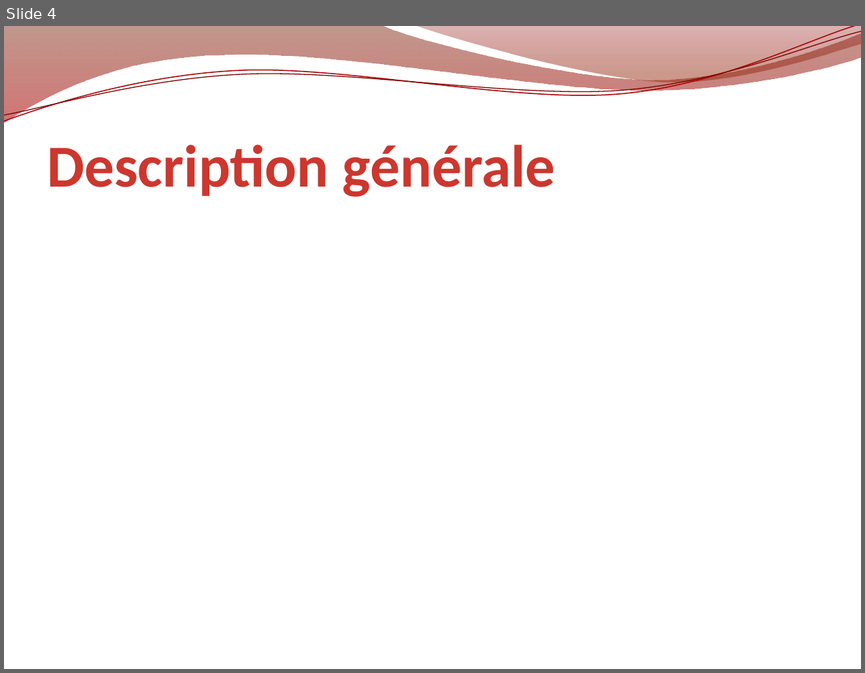
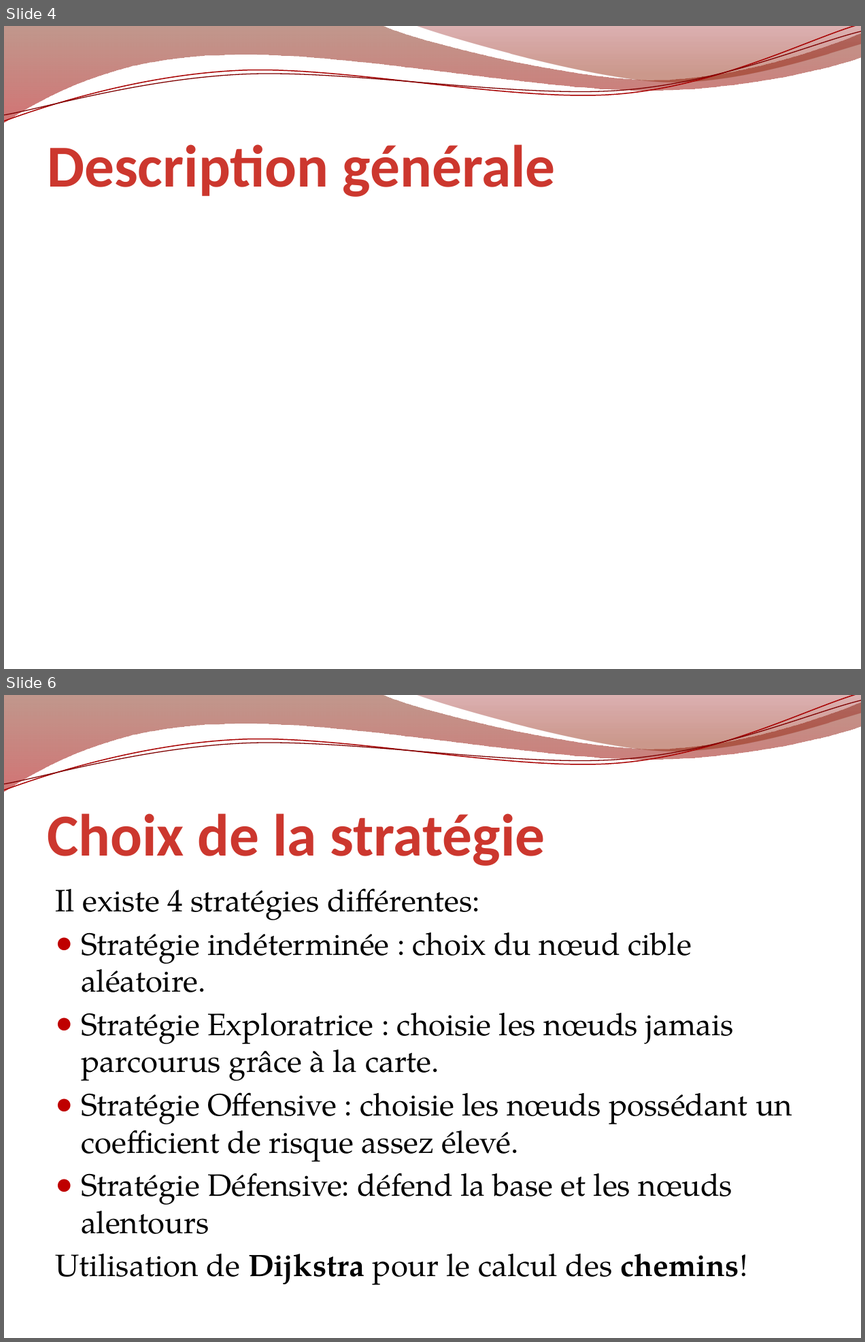
Before and after one commit to erz/voogle, a slide deck: doc/Voogle.pptx. Shown one above the other, each under a label of ours: slide 4 before the commit, slides 4 and 6 after it; the slides between them are not shown. The pictures are 865x673 and 865x1342 pixels, drawn with LibreOffice and Linux fonts; fonts in the diff are those of the drawing; background and template pictures are left out. Boxes give left, top, right and bottom in pixels: in the first picture for what was removed or moved away, otherwise in the second. Text is boxed around its words. In the diff, an @@ line names an element or a change of style, - is before the commit and + after.

```diff
--- a/doc/Voogle.pptx
+++ b/doc/Voogle.pptx
@@ slide 6 added at [4, 695, 861, 1338], background picture (left out); not listed: 4 template elements that a slide beside it also shows @@
@@ title added at [47, 813, 545, 866], 50 pt, text gradient #501100 to #CC372E to #F9EEEE, bold @@
+Choix de la stratégie
@@ text added at [55, 888, 792, 1285], 26 pt, text #000000 @@
+Il existe 4 stratégies différentes:
+● Stratégie indéterminée : choix du nœud cible aléatoire.
+● Stratégie Exploratrice : choisie les nœuds jamais parcourus grâce à la carte.
+● Stratégie Offensive : choisie les nœuds possédant un coefficient de risque assez élevé.
+● Stratégie Défensive: défend la base et les nœuds alentours
+Utilisation de Dijkstra pour le calcul des chemins!
```
Also in this commit, not shown: 1 other slide added, 1 other file.
